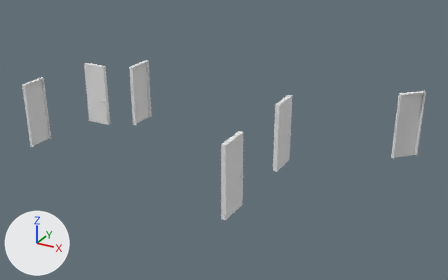
Two versions of the glTF model na-project-portal/26-Projects/RB05__WestFarm/30__TrueVision__AppContent/DesignPhase01__ConceptDesign__Scheme-01/RB05__Storey__SecondFloor__ProposedDoors__MeshModel__.glb, one commit apart.
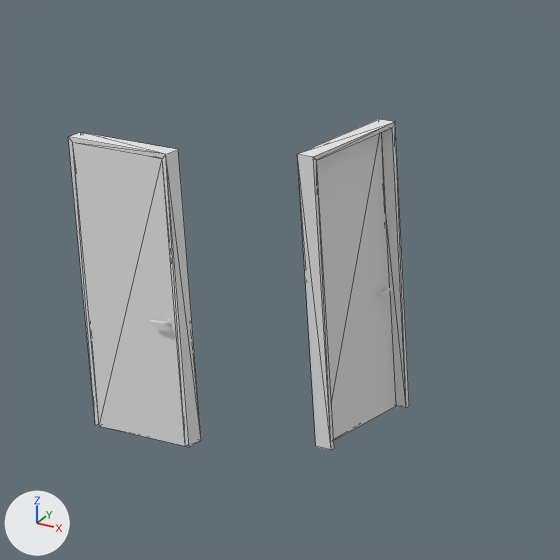
The first picture shows the older version from a 50 mm lens placed at (22.87, 6.55, 15.74), pointed at (14.51, 21.74, 8.14). The close-ups show the older and then the newer version on the part from 16% to 40% of the width and 13% to 53% of the height of that picture. Only the edits that show in the close-ups are written down. Lighting does not change. The marker at lower left points along +X, +Y and +Z. The close-ups show mesh edges as thin lines. Where no turn or scale is listed for an object, it has been applied to the vertices.

In view in the first close-up: 'Layer0::Default', 'Layer0::Default.001', 'Na__DoorPanel::Default', 'Na__DoorPanel::Default.001' and 2 more.
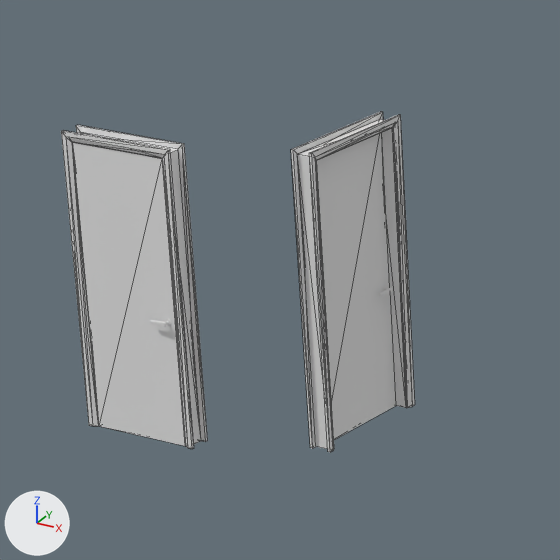
Scene script edits in JSON lines:
```json
{"op": "add", "block": "me_doormesh_7_na__architrave__default", "code": ["me_doormesh_7_na__architrave__default = bpy.data.meshes.new('DoorMesh_7_Na__Architrave::Default')", "me_doormesh_7_na__architrave__default.from_pydata(...)  # 20 vertices, 36 faces; spans x -0.88..0.04, y -0.15..-0.13, z 0.0..2.14", "me_doormesh_7_na__architrave__default.materials.append(mat_default)  # white #e7e7e7"]}
{"op": "add", "block": "me_doormesh_6_na__architrave__default", "code": ["me_doormesh_6_na__architrave__default = bpy.data.meshes.new('DoorMesh_6_Na__Architrave::Default')", "me_doormesh_6_na__architrave__default.from_pydata(...)  # 20 vertices, 36 faces; spans x -0.88..0.04, y 0.0..0.02, z 0.0..2.14", "me_doormesh_6_na__architrave__default.materials.append(mat_default)  # white #e7e7e7"]}
{"op": "add", "block": "me_doormesh_2_na__architrave__default", "code": ["me_doormesh_2_na__architrave__default = bpy.data.meshes.new('DoorMesh_2_Na__Architrave::Default')", "me_doormesh_2_na__architrave__default.from_pydata(...)  # 20 vertices, 36 faces; spans x -0.15..-0.13, y -0.04..0.98, z 0.0..2.14", "me_doormesh_2_na__architrave__default.materials.append(mat_default)  # white #e7e7e7"]}
{"op": "add", "block": "me_doormesh_1_na__architrave__default", "code": ["me_doormesh_1_na__architrave__default = bpy.data.meshes.new('DoorMesh_1_Na__Architrave::Default')", "me_doormesh_1_na__architrave__default.from_pydata(...)  # 20 vertices, 36 faces; spans x 0.0..0.02, y -0.04..0.98, z 0.0..2.14", "me_doormesh_1_na__architrave__default.materials.append(mat_default)  # white #e7e7e7"]}
{"op": "add", "block": "ob_na__architrave__default_003", "code": ["ob_na__architrave__default_003 = bpy.data.objects.new('Na__Architrave::Default.003', me_doormesh_7_na__architrave__default)", "ob_na__architrave__default_003.location = (9.625, 22.345, 7.5)"]}
{"op": "add", "block": "ob_na__architrave__default_002", "code": ["ob_na__architrave__default_002 = bpy.data.objects.new('Na__Architrave::Default.002', me_doormesh_6_na__architrave__default)", "ob_na__architrave__default_002.location = (9.625, 22.345, 7.5)"]}
{"op": "add", "block": "ob_na__architrave__default_001", "code": ["ob_na__architrave__default_001 = bpy.data.objects.new('Na__Architrave::Default.001', me_doormesh_2_na__architrave__default)", "ob_na__architrave__default_001.location = (10.515, 22.645, 7.5)"]}
{"op": "add", "block": "ob_na__architrave__default", "code": ["ob_na__architrave__default = bpy.data.objects.new('Na__Architrave::Default', me_doormesh_1_na__architrave__default)", "ob_na__architrave__default.location = (10.515, 22.645, 7.5)"]}
```

What differs and where, as boxes (x1, y1, x2, y2) in the close-ups (560 x 560 px):
```json
{"object": "Na__Architrave::Default.003", "change": "added", "after": [61, 131, 194, 449]}
{"object": "Na__Architrave::Default", "change": "added", "after": [309, 115, 415, 452]}
{"object": "Na__Architrave::Default.002", "change": "added", "after": [76, 125, 208, 442]}
{"object": "Na__Architrave::Default.001", "change": "added", "after": [291, 112, 383, 448]}
{"object": "Layer0::Default.001", "change": "unchanged, covered by the edit", "before": [68, 132, 201, 447], "after": [72, 132, 201, 444]}
```
